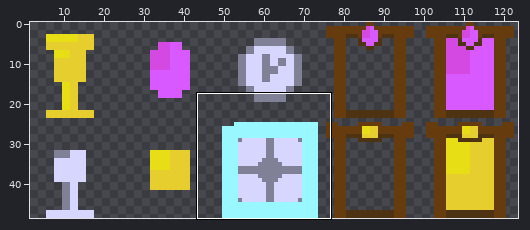
One commit to this sprite sheet: assets/images/object_sheet.png. The picture above shows the old version from afar; the outline marks the close-up.
Close-up. Old version:
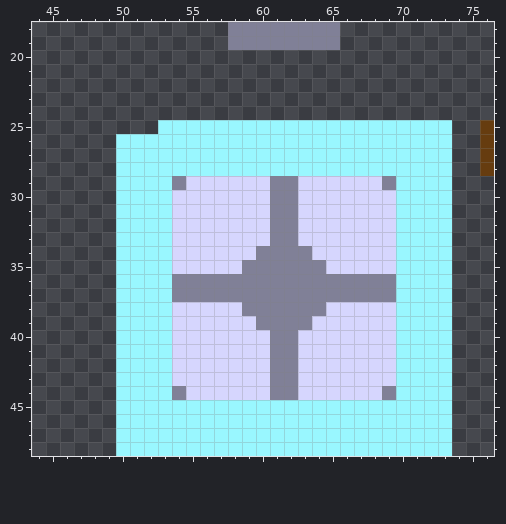
The file is 124x49 pixels. Shown: x 44..76, y 18..48. The wide view leaves out empty margins.
After the commit:
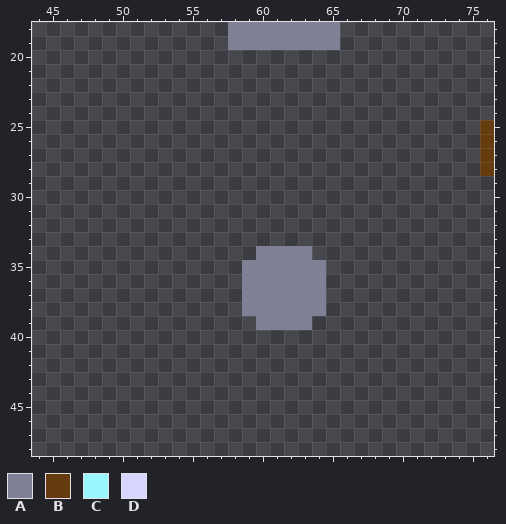
Palette (. is transparent): A #808097  B #663c0f  C #99f7ff  D #d6d6fe
Message: Create empty trophy slot
Change:
y 25: x 53..73 CCCCCCCCCCCCCCCCCCCCC -> .....................
y 26..28: x 50..73 CCCCCCCCCCCCCCCCCCCCCCCC -> ........................
y 29: x 50..73 CCCCADDDDDDAADDDDDDACCCC -> ........................
y 30..33: x 50..73 CCCCDDDDDDDAADDDDDDDCCCC -> ........................
y 34: x 50..59 CCCCDDDDDD -> ..........; x 64..73 DDDDDDCCCC -> ..........
y 35: x 50..58 CCCCDDDDD -> .........; x 65..73 DDDDDCCCC -> .........
y 36..37: x 50..58 CCCCAAAAA -> .........; x 65..73 AAAAACCCC -> .........
y 38: x 50..58 CCCCDDDDD -> .........; x 65..73 DDDDDCCCC -> .........
y 39: x 50..59 CCCCDDDDDD -> ..........; x 64..73 DDDDDDCCCC -> ..........
y 40..43: x 50..73 CCCCDDDDDDDAADDDDDDDCCCC -> ........................
y 44: x 50..73 CCCCADDDDDDAADDDDDDACCCC -> ........................
y 45..48: x 50..73 CCCCCCCCCCCCCCCCCCCCCCCC -> ........................
